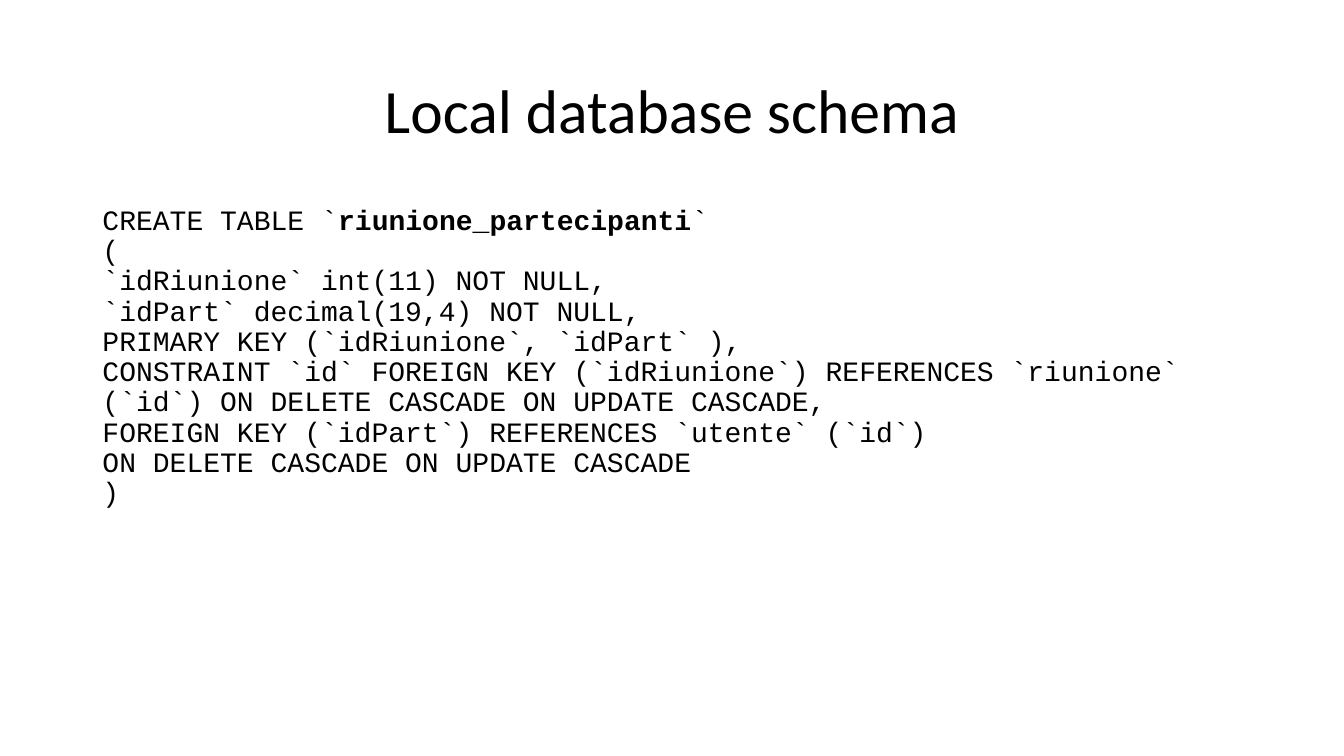
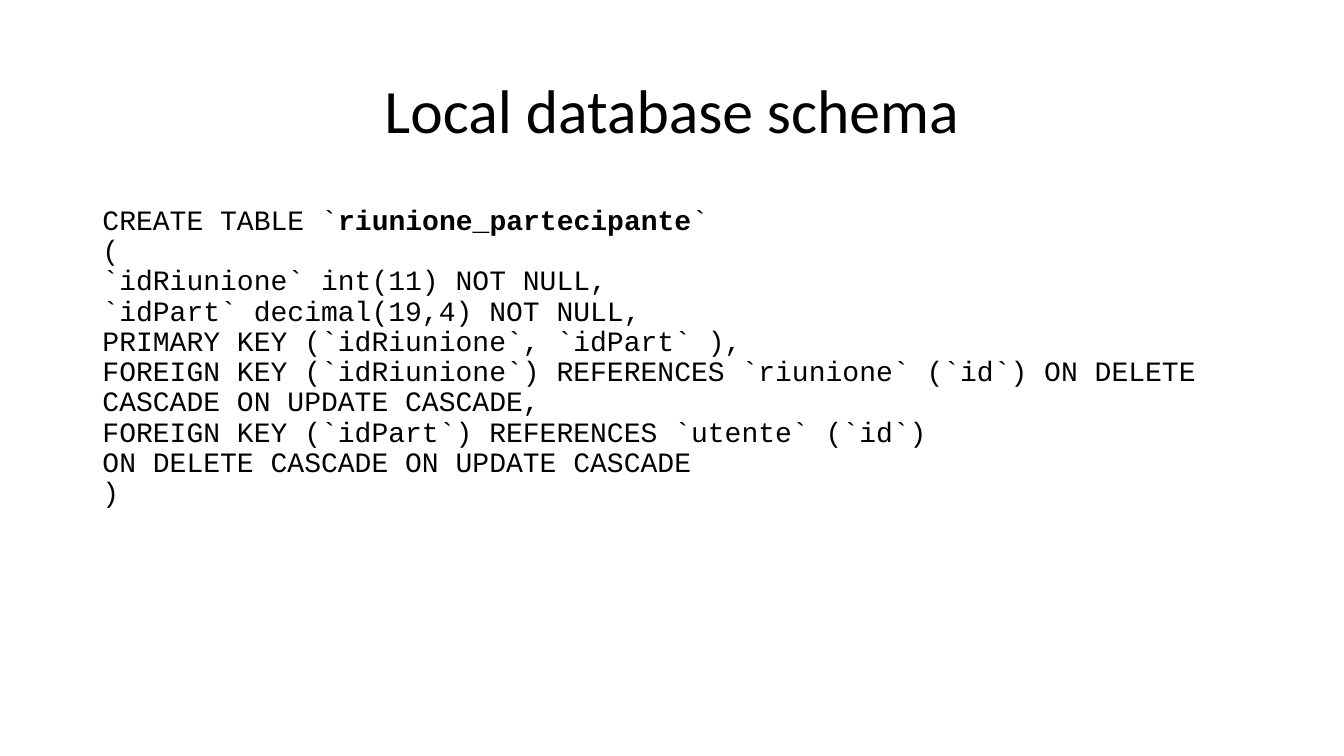
Before and after one commit to lotta98/Progetto5, a slide deck: slide 6 of ProgettoTIW.pptx. Drawn at 1344x756 pixels with LibreOffice and Linux fonts; fonts in the diff are those of the drawing. Boxes give left, top, right and bottom in pixels: in the first picture for what was removed or moved away, otherwise in the second. Text is boxed around its words. In the diff, an @@ line names an element or a change of style, - is before the commit and + after.

```diff
--- a/ProgettoTIW.pptx
+++ b/ProgettoTIW.pptx
@@ text at <box>102,210,708,236</box>: text changed @@
-CREATE TABLE `riunione_partecipanti`
+CREATE TABLE `riunione_partecipante`
@@ text at <box>102,361,1196,416</box>: text changed @@
-CONSTRAINT `id` FOREIGN KEY (`idRiunione`) REFERENCES `riunione` (`id`) ON DELETE CASCADE ON UPDATE CASCADE,
+FOREIGN KEY (`idRiunione`) REFERENCES `riunione` (`id`) ON DELETE CASCADE ON UPDATE CASCADE,
```
Also in this commit, not shown: 7 other files.
